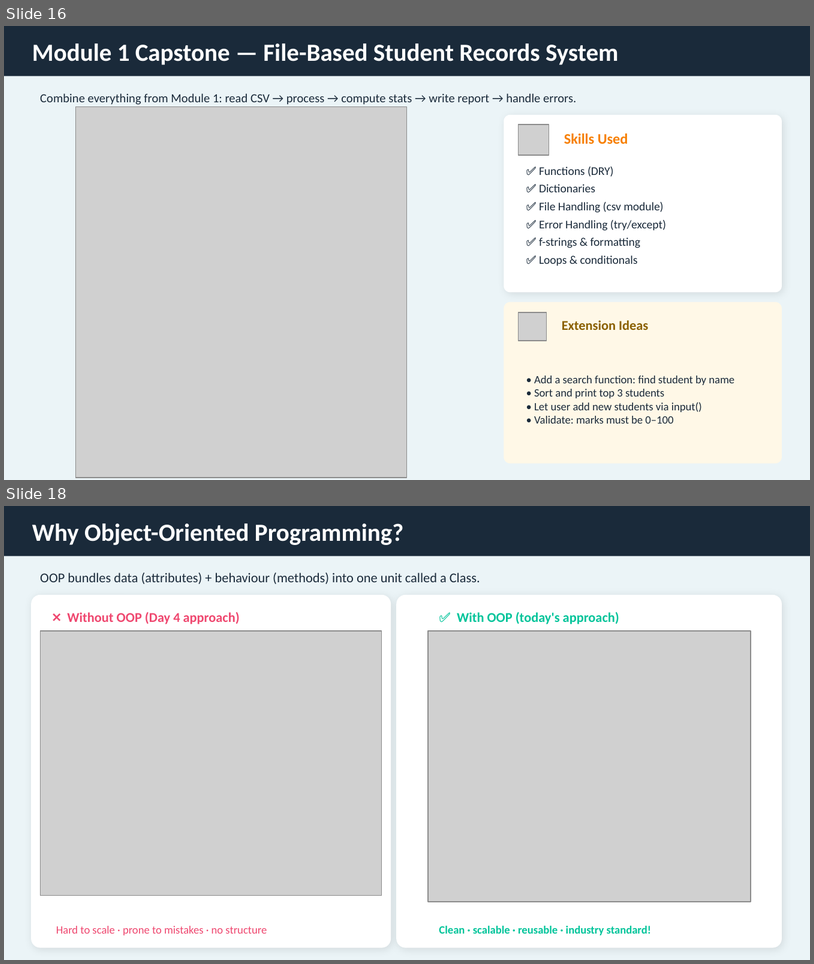
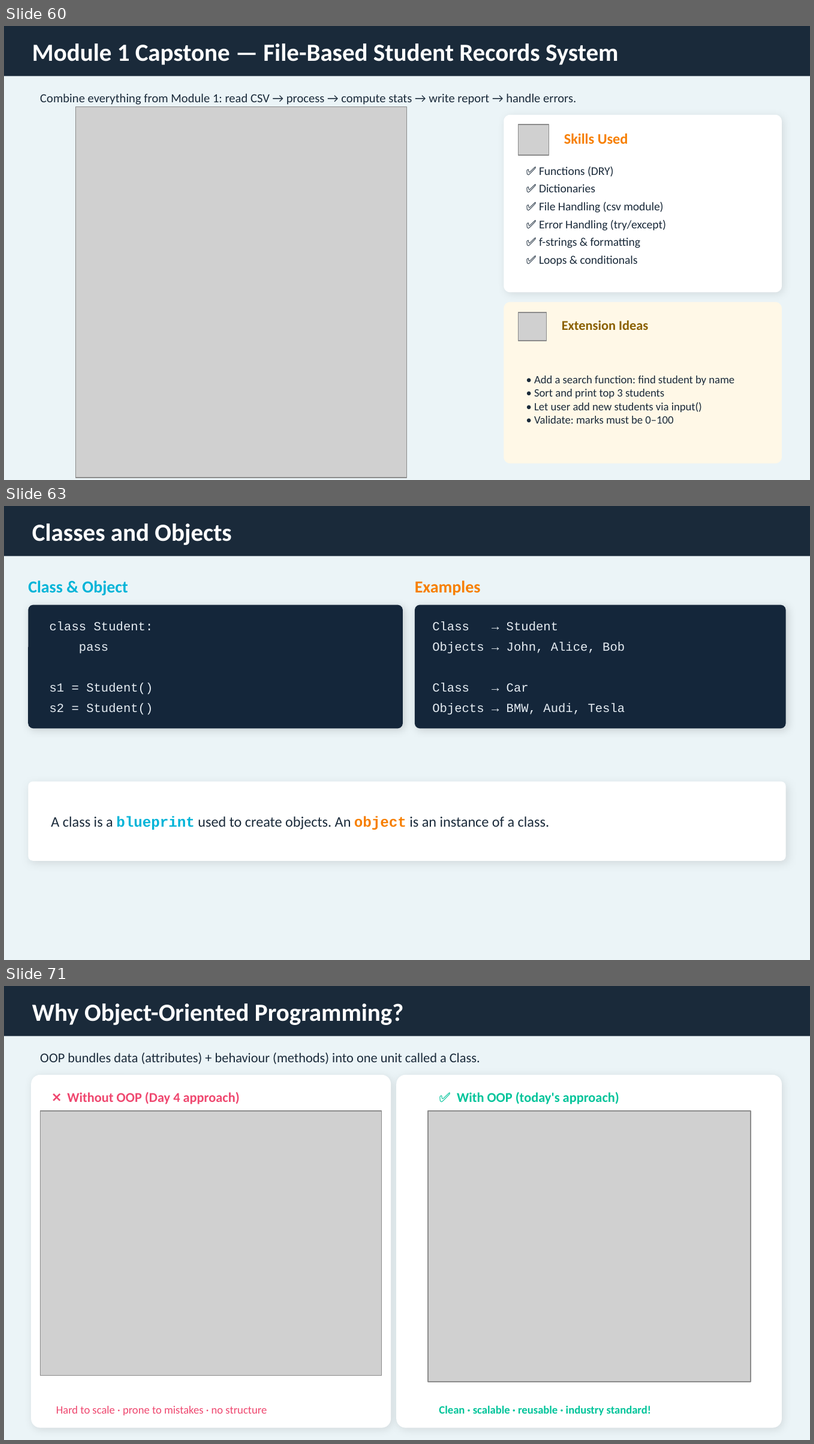
Before and after one commit to GursimranjeetSingh/2b-Academy, a slide deck: Presentations/Week2_Python_Bootcamp.pptx. Shown one above the other, each under a label of ours: slides 16 and 18 before the commit, slides 60, 63 and 71 after it; the slides between them are not shown. The pictures are 814x964 and 814x1444 pixels, drawn with LibreOffice and Linux fonts; fonts in the diff are those of the drawing; grey boxes stand for pictures. Boxes give left, top, right and bottom in pixels: in the first picture for what was removed or moved away, otherwise in the second. Text is boxed around its words. In the diff, an @@ line names an element or a change of style, - is before the commit and + after.

```diff
--- a/Presentations/Week2_Python_Bootcamp.pptx
+++ b/Presentations/Week2_Python_Bootcamp.pptx
@@ slide 63 added at <box>4,506,810,960</box>, background #EBF4F7 @@
@@ rectangle added at <box>4,506,810,556</box>, fill #1A2A3A @@
@@ text added at <box>32,523,231,545</box>, 22 pt, text #FFFFFF, bold @@
+Classes and Objects
@@ text added at <box>28,580,128,595</box>, 15 pt, text #00B4D8, bold @@
+Class & Object
@@ text added at <box>415,580,481,595</box>, 15 pt, text #F77F00, bold @@
+Examples
@@ rounded rectangle added at <box>28,604,403,728</box>, fill #14263A @@
@@ rounded rectangle added at <box>415,604,786,728</box>, fill #14263A @@
@@ text added at <box>50,622,153,715</box>, 11 pt, text #E6EDF3 @@
+class Student:
+pass
+s1 = Student()
+s2 = Student()
@@ text added at <box>432,622,626,715</box>, 11 pt, text #E6EDF3 @@
+Class → Student
+Objects → John, Alice, Bob
+Class → Car
+Objects → BMW, Audi, Tesla
@@ rounded rectangle added at <box>28,781,786,860</box>, fill #FFFFFF @@
@@ text added at <box>51,816,549,829</box>, 13 pt, text #1A2A3A @@
+A class is a blueprint used to create objects. An object is an instance of a class.
@@ what was slide 16 is now slide 60 @@
@@ what was slide 18 is now slide 71 @@
```
Also in this commit, not shown: 14 slides changed, 55 other slides added, 3 slides removed, 1 other file.
